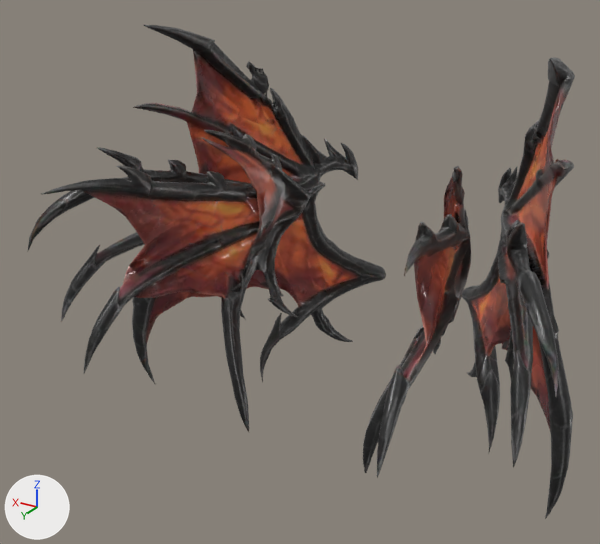
The glTF model models/wing_thorn.glb as it was, and as the next commit left it.
Before and after are seen from a camera (50 mm lens) standing at (-1.32, 2.51, 1.14) and looking at (0.13, 0.09, -0.07). Arrows for +X, +Y and +Z are at lower left; the lights stay in place. The picture after the commit comes second. Vertices at exactly the same position are counted once.
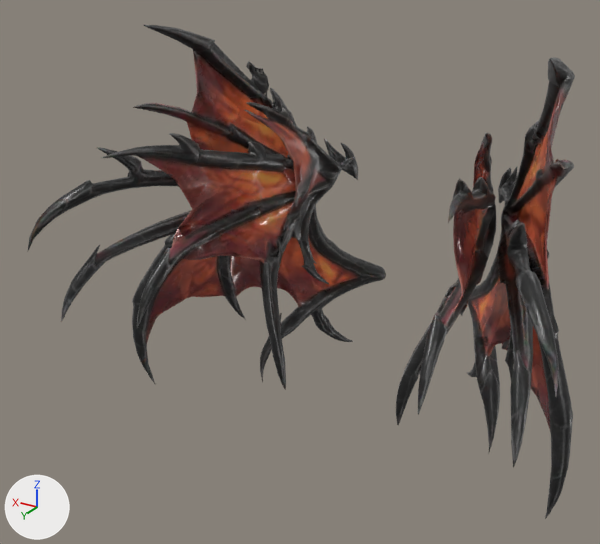
Patch to the scene script:
```diff
--- a/models/wing_thorn.glb.py
+++ b/models/wing_thorn.glb.py
@@ me_mesh_0 @@
 # used by ob_mesh_0; location = (0.0, 0.0, 0.0)
-me_mesh_0.from_pydata(...)  # 10575 vertices, 21189 faces; spans x -0.95..0.95, y -0.84..0.84, z -0.84..0.79
+me_mesh_0.from_pydata(...)  # 10575 vertices, 21189 faces; spans x -0.95..0.95, y -0.84..0.63, z -0.84..0.79
+# me_mesh_0 part 1: the loose piece of 1990 vertices spanning x -0.61..-0.25, y -0.41..0.84, z -0.71..0.44 is moved by (0.0, -0.27, 0.05)
+# me_mesh_0 part 2: the loose piece of 1988 vertices spanning x 0.25..0.6, y -0.42..0.83, z -0.71..0.44 is moved by (0.0, -0.27, 0.05)
 me_mesh_0.materials.append(mat_material_0)
```

Changed parts and their boxes (x1, y1, x2, y2) in the pictures (600 x 544 px; the box of a moved part takes in the faces that stretch with it):
part 1 of me_mesh_0, moved or reshaped: before (363, 166, 471, 478); after (396, 133, 497, 425)
part 2 of me_mesh_0, moved or reshaped: before (41, 130, 325, 432); after (102, 102, 355, 390)
